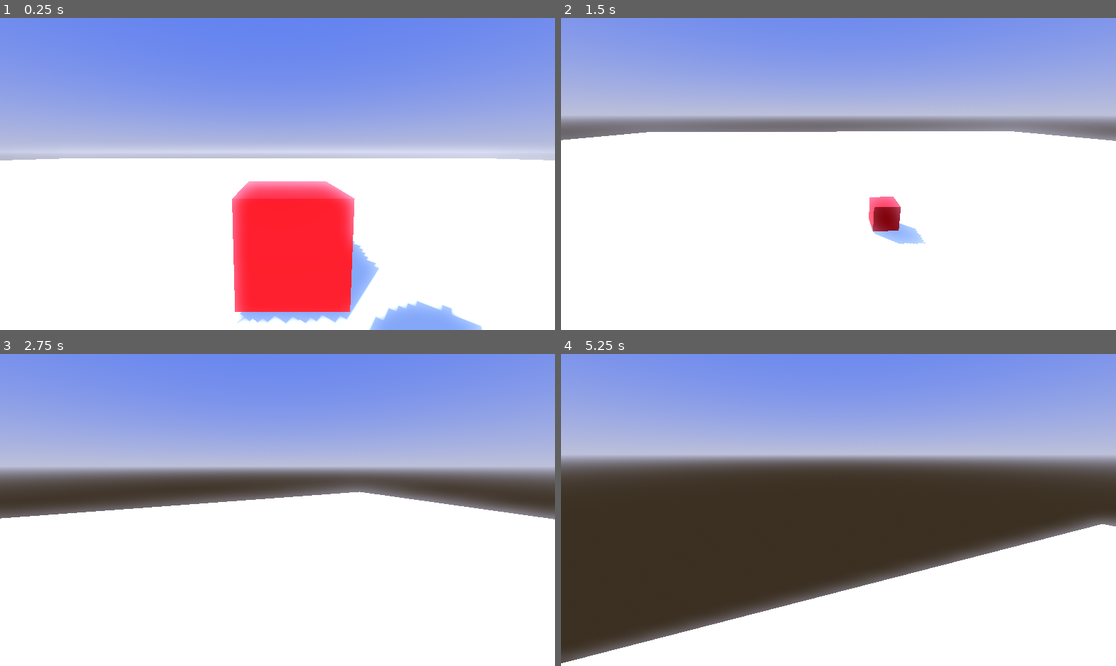
Above: before the commit, frames 1-4 (two rows, left to right).
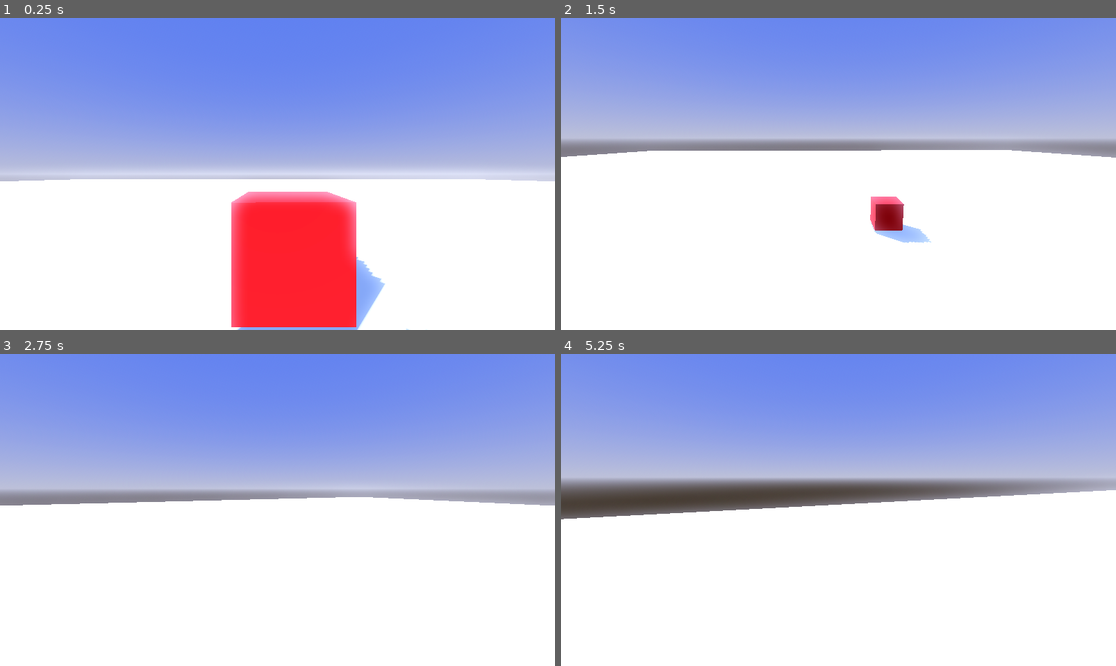
Above: after the commit, the same moments.

Repository: CWmain/platformShooter
Game: Godot game, scene res://scenes/main/main.tscn
The game is run twice, just before and just after one commit, with the same random seed, the same clock (stepped at 60 frames per second) and the same inputs.
Inputs (mouse positions are in pixels of both pictures, inside the frame that each line leads up to):
- Up to frame 1 (0.25 s): no input
- Up to frame 2 (1.5 s): move the mouse to (960, 158) at 0.52 s; hold D (move_right) 0.53-1.28 s; hold Space (jump) 0.53-1.28 s; click (960, 158) at 0.67 s; move the mouse to (810, 174) at 1.27 s; hold W (move_forward) from 1.28 s (still down); tap Space (jump) at 1.35 s
- Up to frame 3 (2.75 s): keep holding W (move_forward); tap Space (jump) at 1.52, 1.82 s; move the mouse to (288, 503) at 2.02 s; hold Space (jump) from 2.03 s (still down)
- Up to frame 4 (5.25 s): keep holding W (move_forward); move the mouse to (832, 516) at 2.77 s; release Space (jump) at 2.78 s; tap Space (jump) at 2.85, 3.02, 3.32, 4.35, 4.52, 4.82 s; move the mouse to (877, 513) at 3.52 s; hold Space (jump) 3.53-4.28 s; move the mouse to (794, 506) at 4.27 s; move the mouse to (844, 510) at 5.02 s; hold Space (jump) from 5.03 s (still down)

The runs differ from the first frame. In frame 1, 17% of the frame differs, in the area x 0-100%, y 35-100%; in frame 2, 15%; in frame 3, 15%; in frame 4, 46%, in the area x 0-100%, y 23-100%.

Commit message:
Created the basic of a state machine and transfered player movement into a grounded statemachine

Diff:
--- a/objects/player/player.gd
+++ b/objects/player/player.gd
@@ -1,5 +1,5 @@
 extends CharacterBody3D
-
+class_name Player
 # How fast the player moves in meters per second.
 @export var speed = 14
 # The downward acceleration when in the air, in meters per second squared.
@@ -9,6 +9,7 @@
 
 @onready var pivot: Node3D = $Pivot
 @onready var camera_3d: Camera3D = $Pivot/Camera3D
+@onready var state_machine: StateMachine = $StateMachine
 
 var target_velocity = Vector3.ZERO
 
@@ -20,27 +21,12 @@
 
 	if Input.get_mouse_mode() == Input.MOUSE_MODE_CAPTURED:
 		if event is InputEventMouseMotion:
-
 			pivot.rotate_y(-event.relative.x * mouseSensitivty)
 			camera_3d.rotate_x(-event.relative.y * mouseSensitivty)
 			camera_3d.rotation.x = clampf(camera_3d.rotation.x, -PI/2, PI/2)
 
 func _physics_process(delta):
-	var input_dir := Input.get_vector("move_left", "move_right", "move_forward", "move_back")
-	var direction := (pivot.transform.basis * Vector3(input_dir.x, 0, input_dir.y)).normalized()
-	if direction:
-		velocity.x = direction.x * speed
-		velocity.z = direction.z * speed
-	else:
-		velocity.x = move_toward(velocity.x, 0, speed)
-		velocity.z = move_toward(velocity.z, 0, speed)
-
-	# Vertical Velocity
-	if not is_on_floor(): # If in the air, fall towards the floor. Literally gravity
-		velocity.y = velocity.y - (fall_acceleration * delta)
-	else:
-		if Input.is_action_pressed("jump"):
-			velocity.y = 30
+	state_machine.currentState.physics_update(delta)
 
 func _process(_delta: float) -> void:
 	move_and_slide()
--- a/objects/player/player.tscn
+++ b/objects/player/player.tscn
@@ -1,6 +1,8 @@
-[gd_scene load_steps=4 format=3 uid="uid://dk0i833aa41le"]
+[gd_scene load_steps=6 format=3 uid="uid://dk0i833aa41le"]
 
 [ext_resource type="Script" uid="uid://6i6nhcuul2fg" path="res://objects/player/player.gd" id="1_cqmt1"]
+[ext_resource type="PackedScene" uid="uid://cos1iswar7ll6" path="res://objects/stateMachine/state_machine.tscn" id="2_ssrue"]
+[ext_resource type="PackedScene" uid="uid://dle2erad425u3" path="res://objects/player/playerStates/grounded.tscn" id="3_jnjyq"]
 
 [sub_resource type="CapsuleShape3D" id="CapsuleShape3D_5lq1w"]
 
@@ -15,7 +17,13 @@
 [node name="MeshInstance3D" type="MeshInstance3D" parent="."]
 mesh = SubResource("CapsuleMesh_cqmt1")
 
+[node name="StateMachine" parent="." node_paths=PackedStringArray("player", "initialState") instance=ExtResource("2_ssrue")]
+player = NodePath("..")
+initialState = NodePath("Grounded")
+
+[node name="Grounded" parent="StateMachine" instance=ExtResource("3_jnjyq")]
+
 [node name="Pivot" type="Node3D" parent="."]
 
 [node name="Camera3D" type="Camera3D" parent="Pivot"]
-transform = Transform3D(1, 0, 0, 0, 0.994278, 0.106819, 0, -0.106819, 0.994278, -0.0700974, 0.338796, -0.0152047)
+transform = Transform3D(1, 0, 0, 0, 1, 0, 0, 0, 1, -0.0700974, 0.338796, -0.0152047)
--- /dev/null
+++ b/objects/player/playerStates/grounded.gd
@@ -0,0 +1,25 @@
+extends State
+
+
+func enter()->void:
+	print("Entered grounded state")
+
+func update(delta: float)->void:
+	pass
+
+func physics_update(delta: float) -> void:
+	var input_dir := Input.get_vector("move_left", "move_right", "move_forward", "move_back")
+	var direction := (player.pivot.transform.basis * Vector3(input_dir.x, 0, input_dir.y)).normalized()
+	if direction:
+		player.velocity.x = direction.x * player.speed
+		player.velocity.z = direction.z * player.speed
+	else:
+		player.velocity.x = move_toward(player.velocity.x, 0, player.speed)
+		player.velocity.z = move_toward(player.velocity.z, 0, player.speed)
+
+	# Vertical Velocity
+	if not player.is_on_floor(): # If in the air, fall towards the floor. Literally gravity
+		player.velocity.y = player.velocity.y - (player.fall_acceleration * delta)
+	else:
+		if Input.is_action_pressed("jump"):
+			player.velocity.y = 30
--- /dev/null
+++ b/objects/player/playerStates/grounded.tscn
@@ -0,0 +1,7 @@
+[gd_scene load_steps=2 format=3 uid="uid://dle2erad425u3"]
+
+[ext_resource type="Script" uid="uid://bcl5q3vr03j5v" path="res://objects/player/playerStates/grounded.gd" id="1_42si7"]
+
+[node name="Grounded" type="Node"]
+script = ExtResource("1_42si7")
+metadata/_custom_type_script = "uid://bkvs6cho7cc6g"
--- /dev/null
+++ b/objects/state/state.gd
@@ -0,0 +1,15 @@
+extends Node
+class_name State
+
+signal tranistion(from: State, to: State)
+
+@export var player: Player
+
+func enter()->void:
+	printerr("Enter not implemented")
+
+func update(delta: float)->void:
+	printerr("%s update not implemented" % name)
+
+func physics_update(delta: float) -> void:
+	printerr("%s physics update not implemented" % name)
--- /dev/null
+++ b/objects/state/state.tscn
@@ -0,0 +1,6 @@
+[gd_scene load_steps=2 format=3 uid="uid://b5ekx7br33e71"]
+
+[ext_resource type="Script" uid="uid://bkvs6cho7cc6g" path="res://objects/state/state.gd" id="1_7du31"]
+
+[node name="State" type="Node"]
+script = ExtResource("1_7du31")
--- /dev/null
+++ b/objects/stateMachine/state_machine.gd
@@ -0,0 +1,39 @@
+extends Node
+class_name StateMachine
+
+@export var player: Player
+@export var initialState: State
+
+var allStates: Dictionary[String, State]
+
+var currentState: State:
+	set(value):
+		if (currentState != null):
+			print("%s: Change state %s -> %s" % [get_parent().name, currentState.name, value.name])
+		value.enter()
+		currentState = value
+
+func _ready() -> void:
+	currentState = initialState
+	await owner.ready
+
+	for child: State in get_children():
+		child.tranistion.connect(transistionState)
+		allStates[child.name] = child
+		print(child.name)
+		child.player = player
+
+func _process(delta: float) -> void:
+	currentState.update(delta)
+
+func _physics_process(delta: float) -> void:
+	currentState.physics_update(delta)
+
+func transistionState(from: State, to: State)->void:
+	if from != currentState:
+		printerr("Attempting to transition from %s when current state is %s" % [from.name, currentState.name])
+		return
+	if to == null:
+		printerr("Attempting to transition from %s to NULL" % [from.name])
+		return
+	currentState = to
--- /dev/null
+++ b/objects/stateMachine/state_machine.tscn
@@ -0,0 +1,6 @@
+[gd_scene load_steps=2 format=3 uid="uid://cos1iswar7ll6"]
+
+[ext_resource type="Script" uid="uid://bfi3jyc1w3jtq" path="res://objects/stateMachine/state_machine.gd" id="1_rstvv"]
+
+[node name="StateMachine" type="Node"]
+script = ExtResource("1_rstvv")
Not shown, added: objects/player/playerStates/grounded.gd.uid
Not shown, added: objects/state/state.gd.uid
Not shown, added: objects/stateMachine/state_machine.gd.uid
